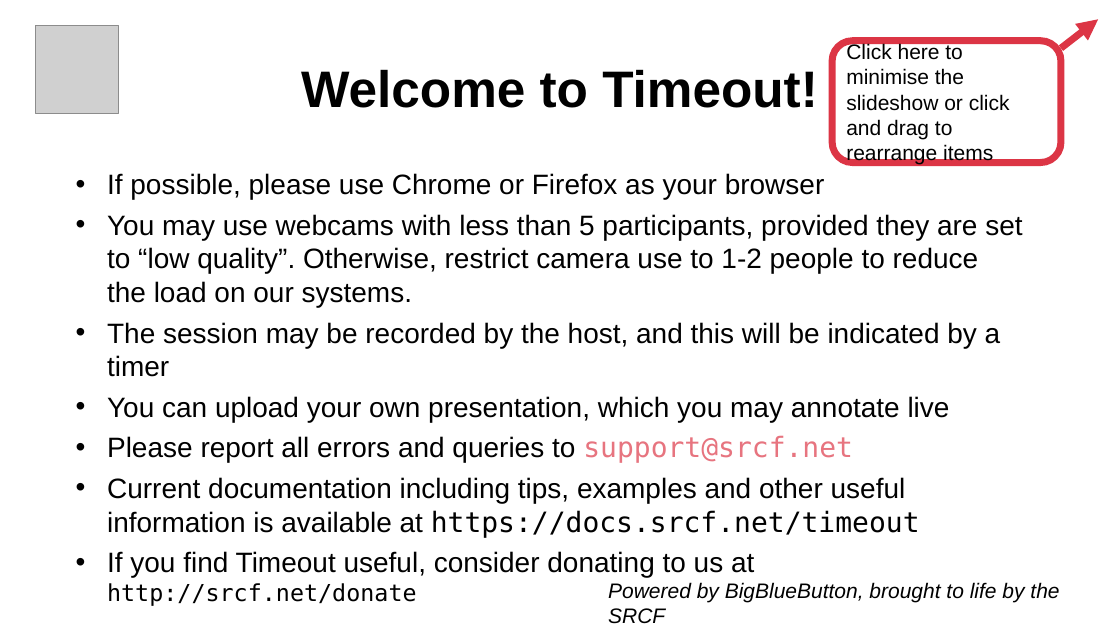
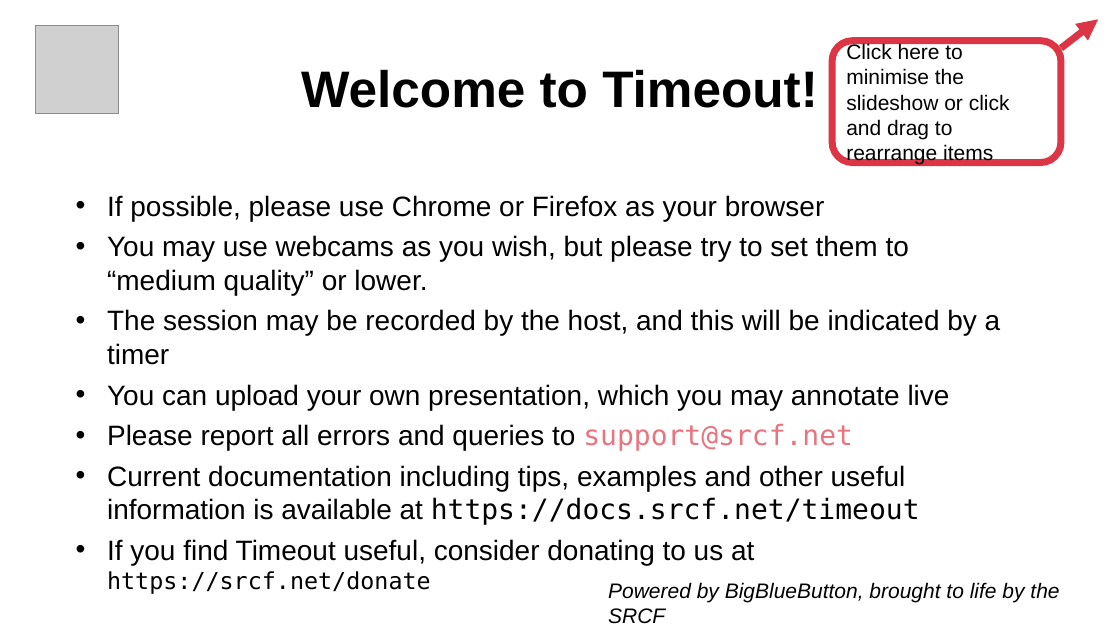
Before and after one commit to SRCF/timeout, a slide deck: slide 1 of roles/bbb-srcf/files/default.odp. Drawn at 1120x630 pixels with LibreOffice and Linux fonts; fonts in the diff are those of the drawing; grey boxes stand for pictures. Boxes give left, top, right and bottom in pixels: in the first picture for what was removed or moved away, otherwise in the second. Text is boxed around its words. In the diff, an @@ line names an element or a change of style, - is before the commit and + after.

Commit message:
Use https for donation link and reword camera policy

```diff
--- a/roles/bbb-srcf/files/default.odp
+++ b/roles/bbb-srcf/files/default.odp
@@ text "If possible, please use Chrome ...": place and size @@
-text "If possible, please use Chrome ..." at [107,173,1022,606]
+text "If possible, please use Chrome ..." at [107,195,1001,594]
@@ text at [107,235,909,295]: text changed @@
-• You may use webcams with less than 5 participants, provided they are set to “low quality”. Otherwise, restrict camera use to 1-2 people to reduce the load on our systems.
+• You may use webcams as you wish, but please try to set them to “medium quality” or lower.
@@ text at [107,539,754,594]: text changed @@
-• If you find Timeout useful, consider donating to us at http://srcf.net/donate
+• If you find Timeout useful, consider donating to us at https://srcf.net/donate
```
Also in this commit, not shown: 1 other file.
